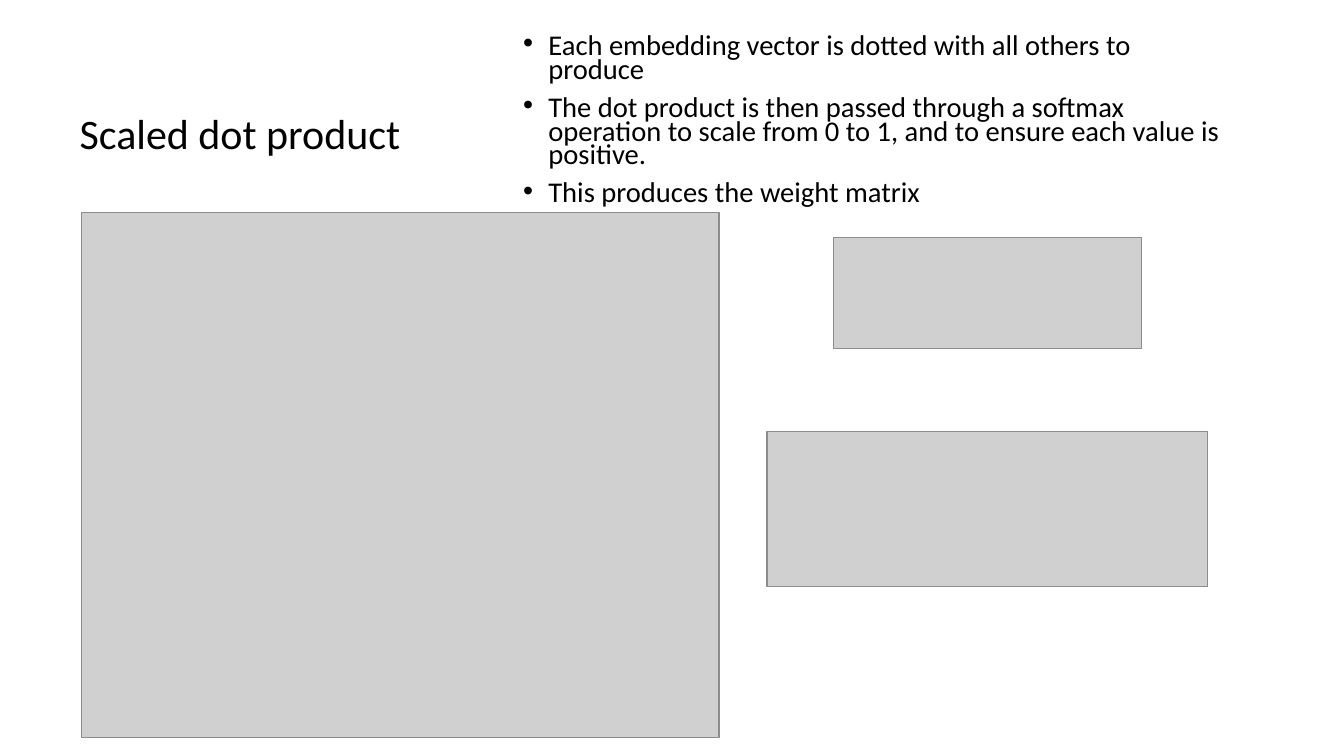
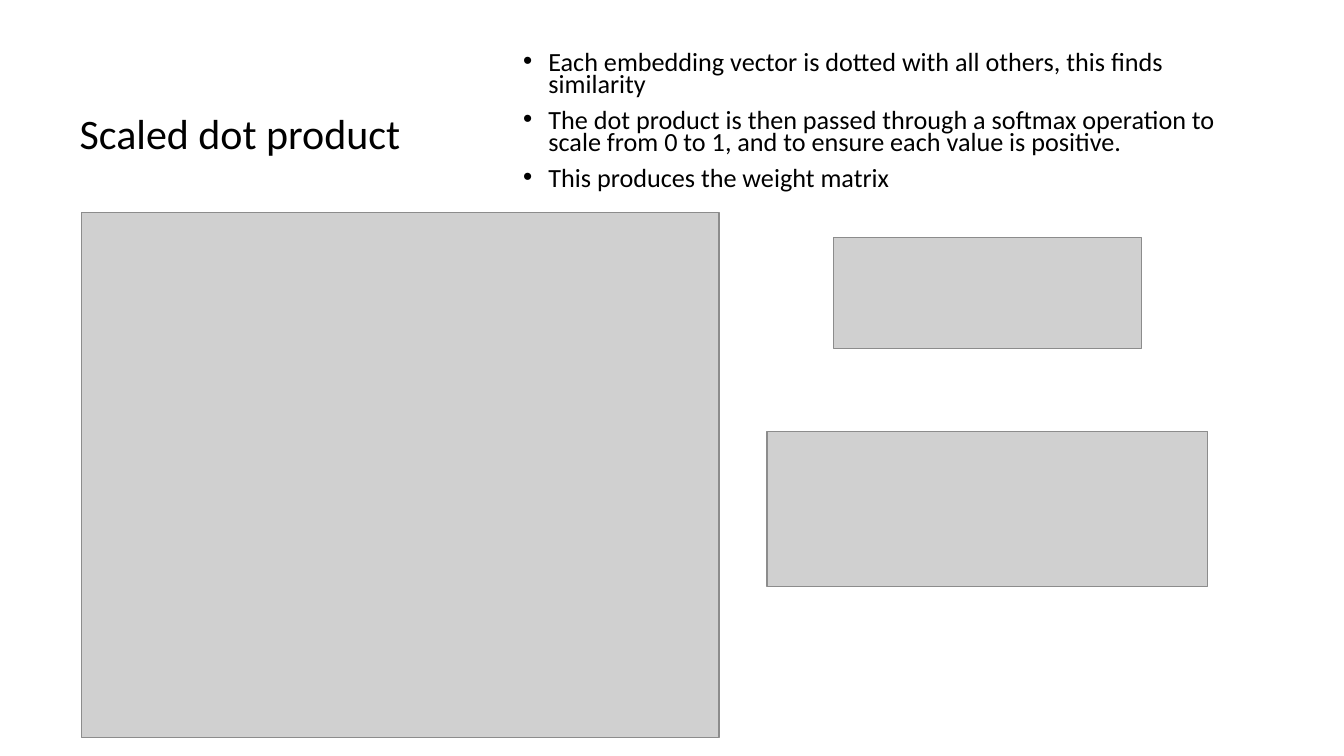
Before and after one commit to kwende/ml-meetup, a slide deck: slide 13 of benr/Attention.pptx (slide 12 before the commit). Drawn at 1344x756 pixels with LibreOffice and Linux fonts; fonts in the diff are those of the drawing; grey boxes stand for pictures. Boxes give left, top, right and bottom in pixels: in the first picture for what was removed or moved away, otherwise in the second. Text is boxed around its words. In the diff, an @@ line names an element or a change of style, - is before the commit and + after.

```diff
--- a/benr/Attention.pptx
+++ b/benr/Attention.pptx
@@ text at (548,52,1163,98): text changed; size 20.4 to 18.7 pt @@
-• Each embedding vector is dotted with all others to produce
+• Each embedding vector is dotted with all others, this finds similarity
@@ text at (548,110,1214,192): size 20.4 to 18.7 pt in "The dot product is then passed through ...", "This produces the weight matrix" @@
```
Also in this commit, not shown: 10 other slides changed, 1 slide added, 2 slides removed, 1 other file.
